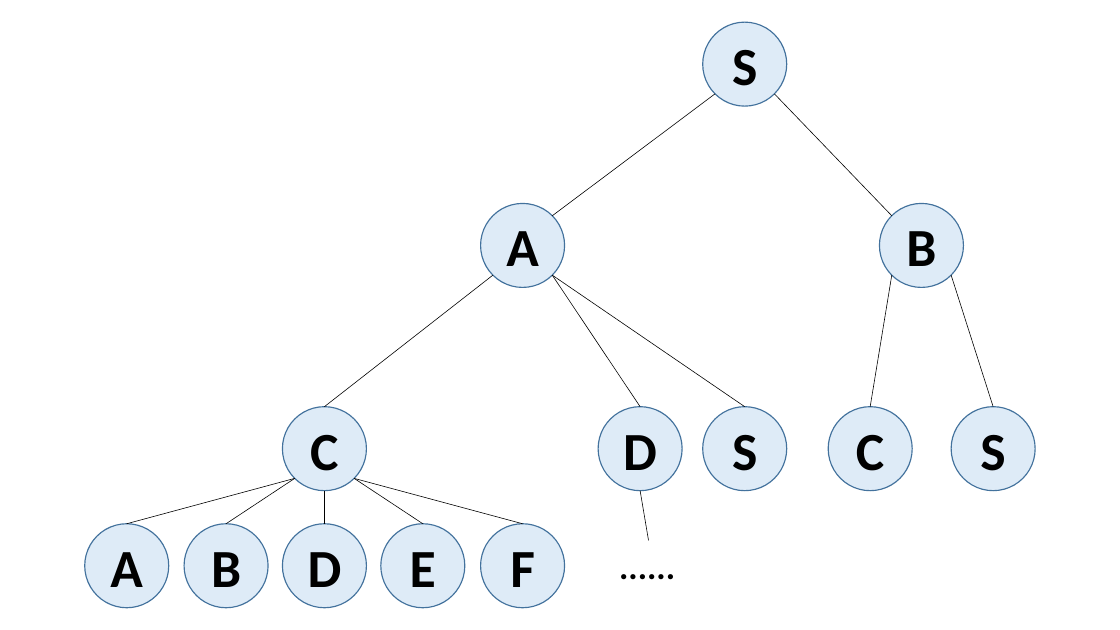
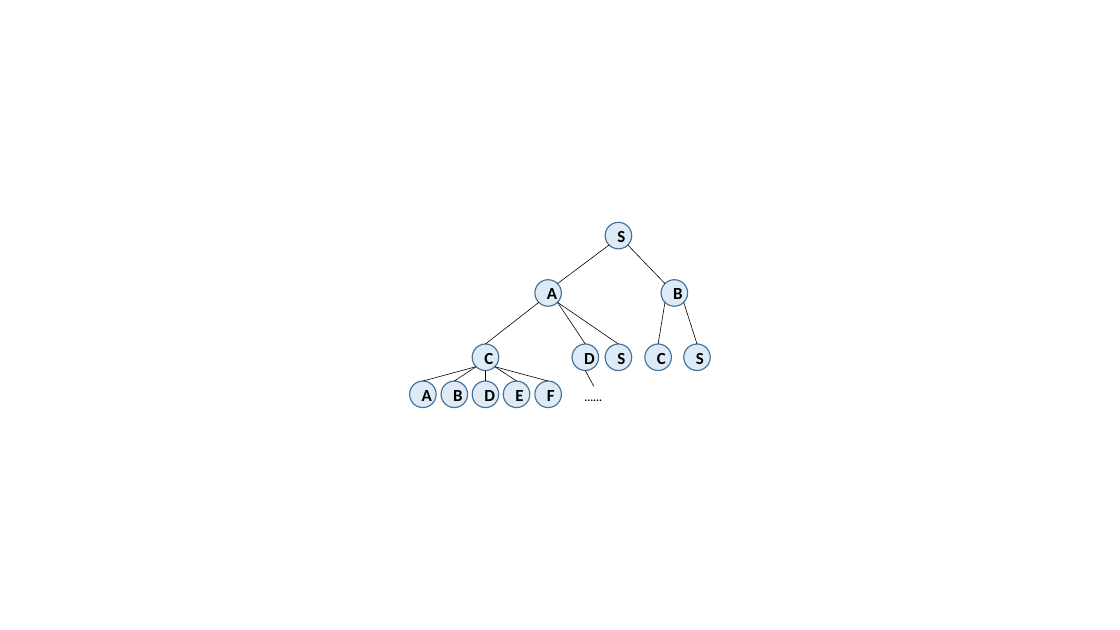
Before and after one commit to Frank-LSY/Foundations-of-AI, a slide deck: slide 1 of 演示文稿1.pptx. Drawn at 1120x630 pixels with LibreOffice and Linux fonts; fonts in the diff are those of the drawing. Boxes give left, top, right and bottom in pixels: in the first picture for what was removed or moved away, otherwise in the second. Text is boxed around its words. In the diff, an @@ line names an element or a change of style, - is before the commit and + after.

```diff
--- a/演示文稿1.pptx
+++ b/演示文稿1.pptx
@@ ellipse "S": place and size @@
-ellipse "S" at bbox=[703, 22, 787, 106]
+ellipse "S" at bbox=[605, 223, 632, 250]
@@ line moved from (715, 94) - (553, 216) to (609, 245) - (558, 284) @@
@@ line moved from (775, 94) - (892, 216) to (628, 245) - (665, 284) @@
@@ ellipse "A": place and size @@
-ellipse "A" at bbox=[481, 203, 565, 287]
+ellipse "A" at bbox=[535, 280, 562, 307]
@@ ellipse "B": place and size @@
-ellipse "B" at bbox=[880, 203, 964, 287]
+ellipse "B" at bbox=[661, 280, 688, 307]
@@ line moved from (493, 276) - (324, 407) to (539, 302) - (486, 344) @@
@@ line moved from (553, 276) - (640, 407) to (558, 302) - (586, 344) @@
@@ line moved from (553, 276) - (745, 407) to (558, 302) - (618, 344) @@
@@ line moved from (892, 276) - (870, 407) to (665, 302) - (659, 344) @@
@@ line moved from (951, 276) - (993, 407) to (684, 302) - (697, 344) @@
@@ ellipse "C": place and size @@
-ellipse "C" at bbox=[282, 407, 366, 491]
+ellipse "C" at bbox=[472, 344, 499, 371]
@@ ellipse "D": place and size @@
-ellipse "D" at bbox=[598, 407, 682, 491]
+ellipse "D" at bbox=[572, 344, 599, 371]
@@ ellipse "S": place and size @@
-ellipse "S" at bbox=[703, 407, 787, 491]
+ellipse "S" at bbox=[605, 344, 632, 371]
@@ ellipse "C": place and size @@
-ellipse "C" at bbox=[828, 407, 912, 491]
+ellipse "C" at bbox=[645, 344, 672, 371]
@@ ellipse "S": place and size @@
-ellipse "S" at bbox=[951, 407, 1035, 491]
+ellipse "S" at bbox=[684, 344, 711, 371]
@@ ellipse "A": place and size @@
-ellipse "A" at bbox=[85, 524, 169, 608]
+ellipse "A" at bbox=[410, 381, 437, 408]
@@ line moved from (295, 479) - (127, 524) to (476, 367) - (423, 381) @@
@@ ellipse "B": place and size @@
-ellipse "B" at bbox=[184, 524, 268, 608]
+ellipse "B" at bbox=[441, 381, 468, 408]
@@ line moved from (295, 479) - (226, 524) to (476, 367) - (455, 381) @@
@@ ellipse "D": place and size @@
-ellipse "D" at bbox=[282, 524, 366, 608]
+ellipse "D" at bbox=[472, 381, 499, 408]
@@ line moved from (324, 491) - (324, 524) to (486, 371) - (486, 381) @@
@@ line moved from (355, 479) - (523, 524) to (495, 367) - (549, 381) @@
@@ line moved from (355, 479) - (423, 524) to (495, 367) - (517, 381) @@
@@ size 46 to 14.6 pt in 13 elements at bbox=[535, 280, 562, 307], bbox=[572, 344, 599, 371], bbox=[605, 223, 632, 250], bbox=[441, 381, 468, 408], bbox=[472, 381, 499, 408], bbox=[645, 344, 672, 371], bbox=[410, 381, 437, 408], bbox=[661, 280, 688, 307], bbox=[605, 344, 632, 371], bbox=[684, 344, 711, 371], bbox=[472, 344, 499, 371], bbox=[535, 381, 562, 408], bbox=[503, 381, 530, 408] @@
@@ ellipse "E": place and size @@
-ellipse "E" at bbox=[381, 524, 465, 608]
+ellipse "E" at bbox=[503, 381, 530, 408]
@@ ellipse "F": place and size @@
-ellipse "F" at bbox=[481, 524, 565, 608]
+ellipse "F" at bbox=[535, 381, 562, 408]
@@ text "......": place and size @@
-text "......" at bbox=[611, 540, 686, 591]
+text "......" at bbox=[576, 386, 612, 408]
@@ text "......" at bbox=[576, 386, 612, 408]: size 30 to 9.5 pt @@
@@ line moved from (640, 491) - (649, 540) to (586, 371) - (594, 386) @@
```
Also in this commit, not shown: 8 other slides changed, 6 slides added, 2 slides removed, 10 other files.
